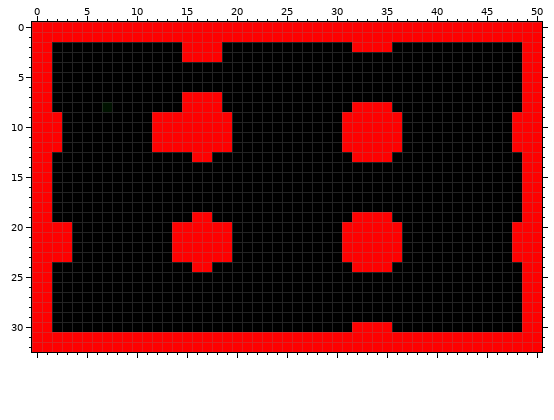
Pixel-art sprite: res/Test5.png. Above is the file before it was changed.
The file is 51x33 pixels.
New version:
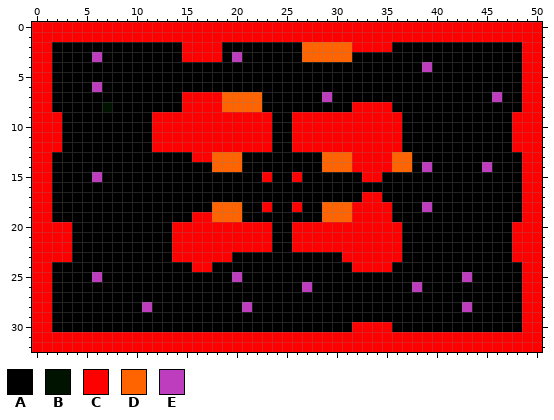
Palette (. is transparent): A #000000  B #001300  C #ff0000  D #ff6400  E #be3cbe
Change:
{"y":2,"x":27,"old":"AAAAA","new":"DDDDD"}
{"y":3,"x":6,"old":"A","new":"E"}
{"y":3,"x":20,"old":"A","new":"E"}
{"y":3,"x":27,"old":"AAAAA","new":"DDDDD"}
{"y":4,"x":39,"old":"A","new":"E"}
{"y":6,"x":6,"old":"A","new":"E"}
{"y":7,"x":19,"old":"AAAA","new":"DDDD"}
{"y":7,"x":29,"old":"A","new":"E"}
{"y":7,"x":46,"old":"A","new":"E"}
{"y":8,"x":19,"old":"AAAA","new":"DDDD"}
{"y":9,"x":20,"old":"AAAA","new":"CCCC"}
{"y":9,"x":26,"old":"AAAAA","new":"CCCCC"}
{"y":10,"x":20,"old":"AAAA","new":"CCCC"}
{"y":10,"x":26,"old":"AAAAA","new":"CCCCC"}
{"y":11,"x":20,"old":"AAAA","new":"CCCC"}
{"y":11,"x":26,"old":"AAAAA","new":"CCCCC"}
{"y":12,"x":20,"old":"AAAA","new":"CCCC"}
{"y":12,"x":26,"old":"AAAAA","new":"CCCCC"}
{"y":13,"x":18,"old":"AAA","new":"DDD"}
{"y":13,"x":29,"old":"AAA","new":"DDD"}
{"y":13,"x":36,"old":"AA","new":"DD"}
{"y":14,"x":18,"old":"AAA","new":"DDD"}
{"y":14,"x":29,"old":"AAAAAAAAA","new":"DDDCCCCDD"}
{"y":14,"x":39,"old":"A","new":"E"}
{"y":14,"x":45,"old":"A","new":"E"}
{"y":15,"x":6,"old":"A","new":"E"}
{"y":15,"x":23,"old":"A","new":"C"}
{"y":15,"x":26,"old":"A","new":"C"}
{"y":15,"x":33,"old":"AA","new":"CC"}
{"y":17,"x":33,"old":"AA","new":"CC"}
{"y":18,"x":18,"old":"AAA","new":"DDD"}
{"y":18,"x":23,"old":"A","new":"C"}
{"y":18,"x":26,"old":"A","new":"C"}
{"y":18,"x":29,"old":"AAAAAAA","new":"DDDCCCC"}
{"y":18,"x":39,"old":"A","new":"E"}
{"y":19,"x":18,"old":"AAA","new":"DDD"}
{"y":19,"x":29,"old":"AAA","new":"DDD"}
{"y":20,"x":20,"old":"AAAA","new":"CCCC"}
{"y":20,"x":26,"old":"AAAAA","new":"CCCCC"}
{"y":21,"x":20,"old":"AAAA","new":"CCCC"}
{"y":21,"x":26,"old":"AAAAA","new":"CCCCC"}
{"y":22,"x":20,"old":"AAAA","new":"CCCC"}
{"y":22,"x":26,"old":"AAAAA","new":"CCCCC"}
{"y":25,"x":6,"old":"A","new":"E"}
{"y":25,"x":20,"old":"A","new":"E"}
{"y":25,"x":43,"old":"A","new":"E"}
{"y":26,"x":27,"old":"A","new":"E"}
{"y":26,"x":38,"old":"A","new":"E"}
{"y":28,"x":11,"old":"A","new":"E"}
{"y":28,"x":21,"old":"A","new":"E"}
{"y":28,"x":43,"old":"A","new":"E"}
{"label":"changed","picture_box":[212,42,432,312]}
{"label":"changed","picture_box":[92,52,102,92]}
{"label":"changed","picture_box":[492,92,502,102]}
{"label":"changed","picture_box":[482,162,492,172]}
{"label":"changed","picture_box":[92,172,102,182]}
{"label":"changed","picture_box":[92,272,152,312]}
{"label":"changed","picture_box":[462,272,472,312]}
